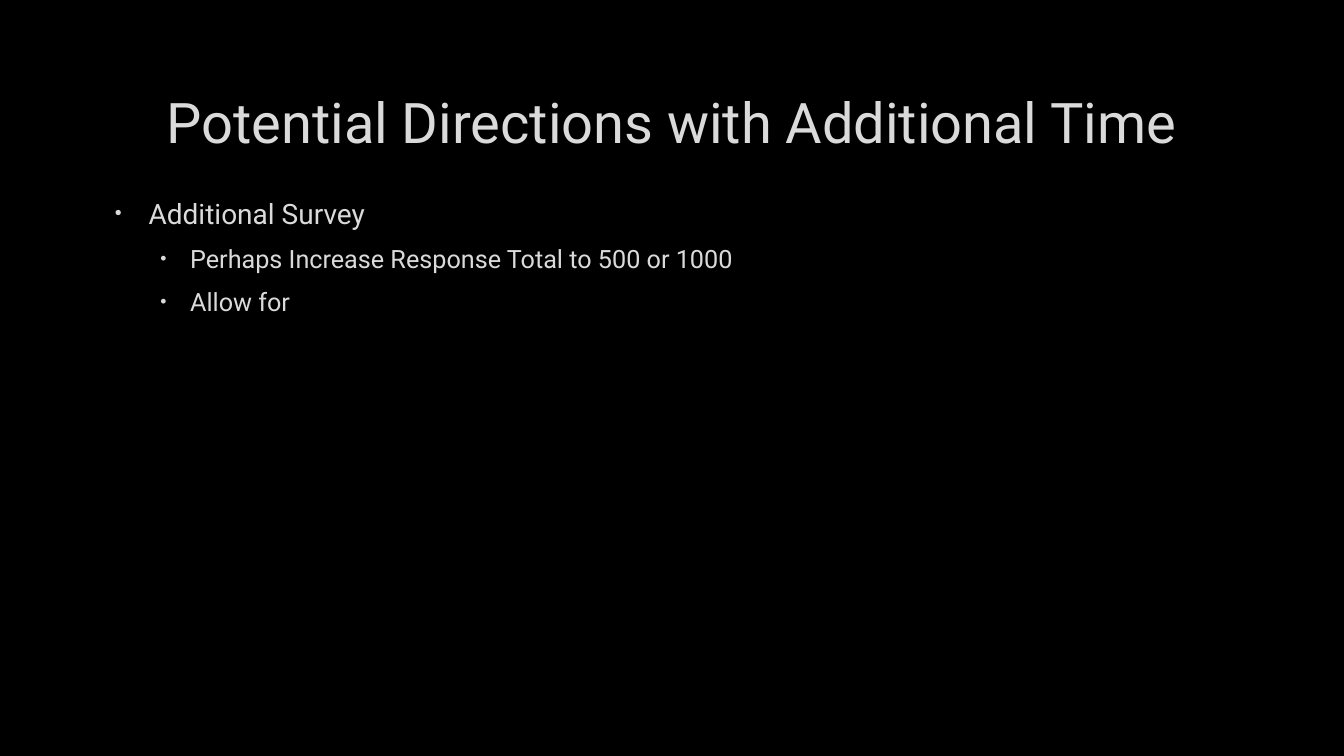
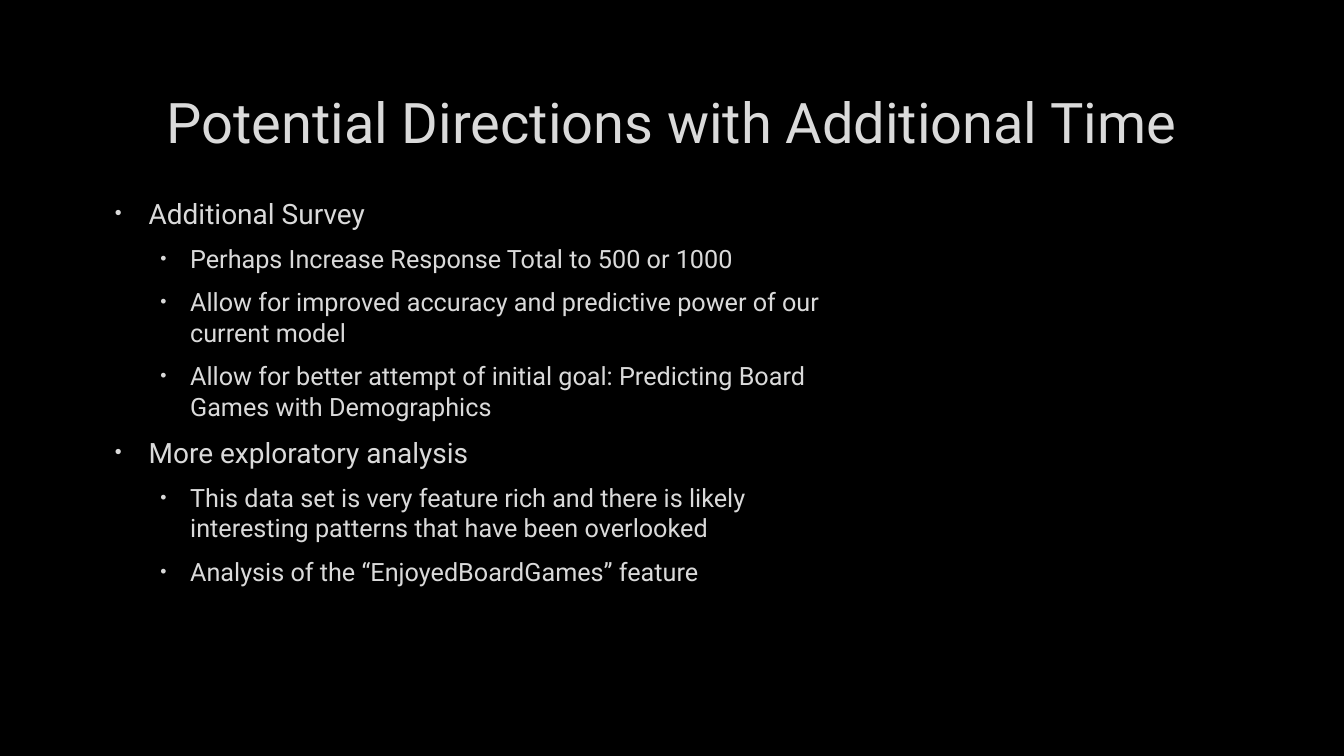
Before and after one commit to sevenwwu/sevenwwu.github.io, a slide deck: slide 16 of write-ups/presentation.pptx (slide 12 before the commit). Drawn at 1344x756 pixels with LibreOffice and Linux fonts; fonts in the diff are those of the drawing; background and template pictures are left out. Boxes give left, top, right and bottom in pixels: in the first picture for what was removed or moved away, otherwise in the second. Text is boxed around its words. In the diff, an @@ line names an element or a change of style, - is before the commit and + after.

```diff
--- a/write-ups/presentation.pptx
+++ b/write-ups/presentation.pptx
@@ text at bbox=[149, 292, 819, 587]: text changed @@
-  • Allow for
+  • Allow for improved accuracy and predictive power of our current model
+  • Allow for better attempt of initial goal: Predicting Board Games with Demographics
+• More exploratory analysis
+  • This data set is very feature rich and there is likely interesting patterns that have been overlooked
+  • Analysis of the “EnjoyedBoardGames” feature
```
Also in this commit, not shown: 6 other slides changed, 6 slides added, 2 slides removed.
